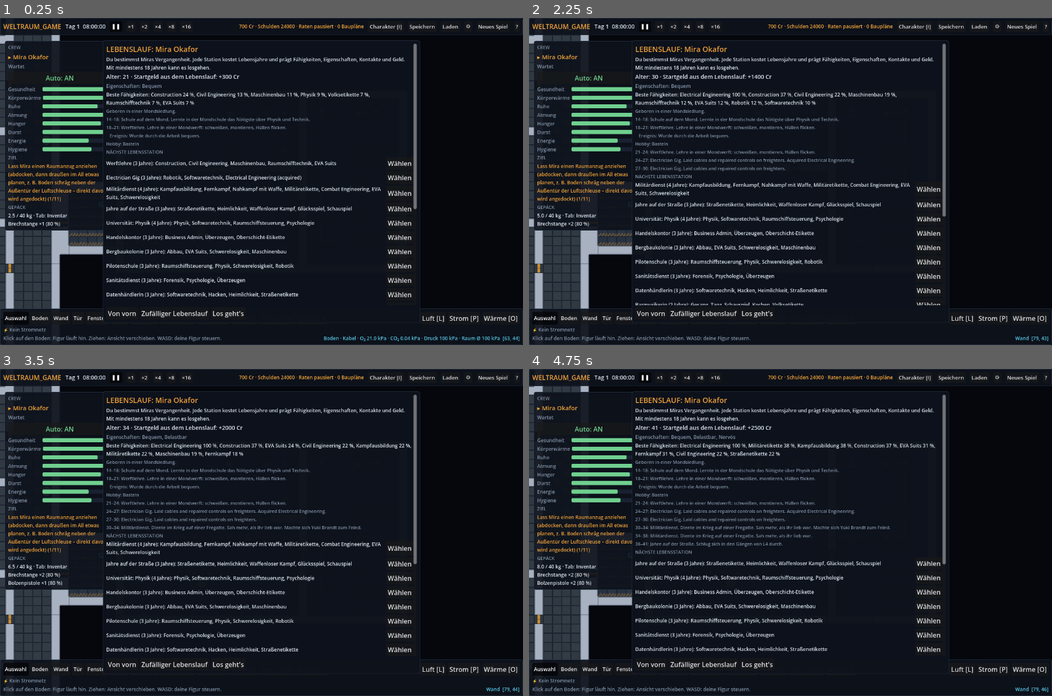
Above: before the commit, frames 1-4 (two rows, left to right).
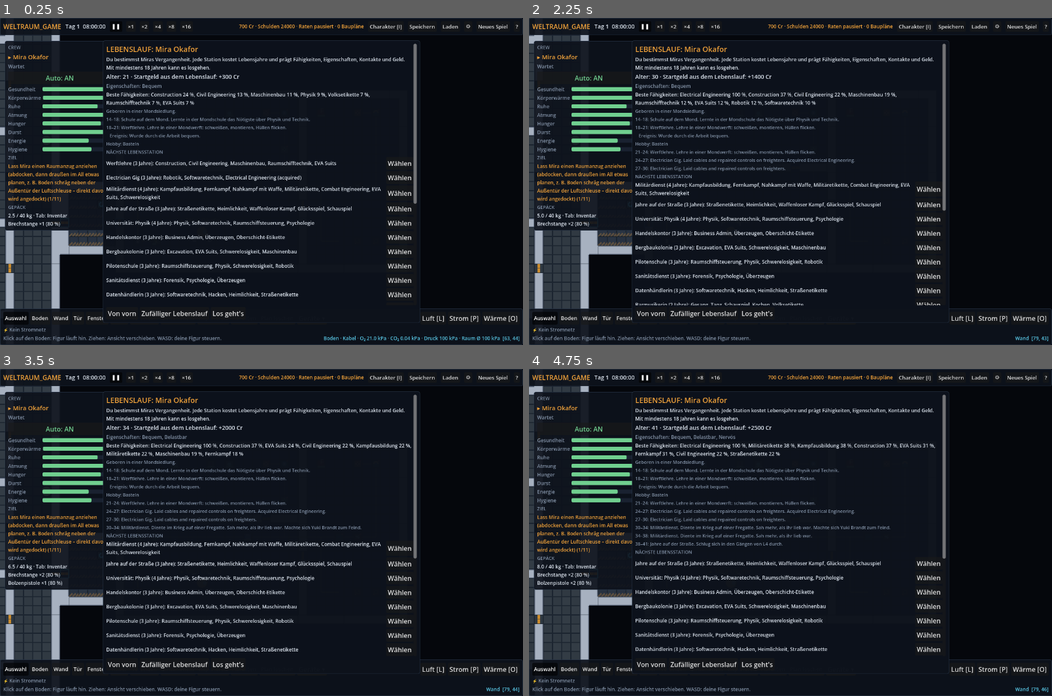
Above: after the commit, the same moments.

Repository: reisicate-lang/Weltraum_Game
Game: Godot game, scene res://scenes/main/main.tscn
The game is run twice, just before and just after one commit, with the same random seed, the same clock (stepped at 60 frames per second) and the same inputs.
Inputs:
- Up to frame 1 (0.25 s): no input
- Up to frame 2 (2.25 s): click "Wählen" at 0.5 s; click "Wählen" at 1.25 s; click "Wählen" at 2 s
- Up to frame 3 (3.5 s): click "Wählen" at 2.75 s
- Up to frame 4 (4.75 s): click "Wählen" at 3.5 s; click "Wählen" at 4.25 s

The runs differ from the first frame. In frame 1, 0.2% of the frame differs, in the area x 31-80%, y 56-73%; in frame 2, 0.2%, in the area x 31-80%, y 58-72%; in frame 3, 0.2%; in frame 4, 0.2%.

Commit message:
Excavation: Kurs (3 Jahre), Mining +4 Arbeitswert
Bestehender Skill (ID excavation, bisher Abbau) heißt jetzt Excavation.
Einzige Wirkung: +4 Arbeitswert ab 100 % beim Bergbau (Asteroidenfels
abreißen/abbauen/zerlegen/zerstören, neue Kategorie mining). Alte
Wirkungen (Abrisstempo, Ausbeute, volle Platten bei Meisterschaft)
entfernt. Erwerbswege bleiben (Abreißen, Lehrbücher), neues Lehrbuch
Complete. Neuer Test test_excavation.

Co-Authored-By: Claude Opus 5.5 <noreply@anthropic.com>
Claude-Session: https://claude.ai/code/session_016MeZ42ePaX5FebxXK7ek77

Diff:
--- a/resources/items/book_excavation_1.tres
+++ b/resources/items/book_excavation_1.tres
@@ -5,10 +5,10 @@
 [resource]
 script = ExtResource("1")
 id = "book_excavation_1"
-display_name = "Lehrbuch: Abbau (Grundlagen)"
+display_name = "Textbook: Excavation (Basics)"
 weight = 0.8
 volume = 1.0
 value = 40
-description = "Bringt Abbau bis 40 %. Lesen in Ruhezeiten."
+description = "Brings Excavation to 40 %. Read during rest time."
 teaches = "excavation"
 book_level = 1
--- a/resources/items/book_excavation_2.tres
+++ b/resources/items/book_excavation_2.tres
@@ -5,10 +5,10 @@
 [resource]
 script = ExtResource("1")
 id = "book_excavation_2"
-display_name = "Lehrbuch: Abbau (Fortgeschritten)"
+display_name = "Textbook: Excavation (Advanced)"
 weight = 1.0
 volume = 1.2
 value = 120
-description = "Bringt Abbau bis 75 %. Braucht 30 % Vorwissen."
+description = "Brings Excavation to 75 %. Needs 30 % prior knowledge."
 teaches = "excavation"
 book_level = 2
--- /dev/null
+++ b/resources/items/book_excavation_3.tres
@@ -0,0 +1,14 @@
+[gd_resource type="Resource" script_class="ItemData" load_steps=2 format=3]
+
+[ext_resource type="Script" path="res://scripts/inventory/item_data.gd" id="1"]
+
+[resource]
+script = ExtResource("1")
+id = "book_excavation_3"
+display_name = "Textbook: Excavation (Complete)"
+weight = 1.0
+volume = 1.2
+value = 260
+description = "Completes Excavation (100 %, skill acquired). Needs 30 % prior knowledge."
+teaches = "excavation"
+book_level = 3
--- a/resources/skills/excavation.tres
+++ b/resources/skills/excavation.tres
@@ -5,11 +5,14 @@
 [resource]
 script = ExtResource("1")
 skill_id = "excavation"
-skill_name = "Abbau"
-description = "Grobes Abtragen: Wände, Böden, Hüllenteile schneiden und zerlegen. Mehr Ausbeute beim Abreißen."
+skill_name = "Excavation"
+description = "Cutting and breaking rock: mining asteroids for ice and ore."
 category = "praxis"
-learning_sources = PackedStringArray("Wände und Böden abreißen", "Hüllenteile schneiden")
+learning_sources = PackedStringArray("Practical work: tearing down walls and floors, cutting hull parts, mining asteroid rock", "Textbook: Excavation")
 training_actions = PackedStringArray("deconstruct_structure", "study_excavation")
 required_skills = {}
-gameplay_effects = {"work_demolish": 0.8, "demolish_yield": 0.3}
-mastery_text = "Meister: Abgerissene Wände geben fast immer volle Platten zurück."
+gameplay_effects = {}
+mastery_text = "Acquired (100 %): +4 work value on mining (removing asteroid rock). Tools are still required."
+course_years = 3
+work_value_bonus = 4.0
+work_categories = PackedStringArray("mining")
--- a/scripts/ships/ship_construction_system.gd
+++ b/scripts/ships/ship_construction_system.gd
@@ -256,15 +256,14 @@
 	var t := g.tiles[i]
 	if g.cables[i] == 1 and t == ShipGrid.Tile.FLOOR:
 		return [["copper", 1, randf_range(50.0, 90.0)]]
-	# Abbau: bessere Ausbeute beim Abreißen von Wänden und Böden
+	# Ausbeute-Wirkung (demolish_yield), falls eine Fähigkeit sie hat
 	var yield_bonus := SkillSystem.effect(worker, "demolish_yield") if worker != null else 0.0
-	var full := worker != null and SkillSystem.mastered(worker, "excavation")
 	# Asteroid: Fels gibt Eis und Erz
 	if t == ShipGrid.Tile.WALL and g.zone[i] == 1 and SalvageSystem.is_asteroid():
 		out.append(["ice" if randf() < 0.55 else "ore", 1 + (1 if randf() < yield_bonus else 0), randf_range(70.0, 100.0)])
 		return out
 	match t:
-		ShipGrid.Tile.WALL: out.append(["plate", 2, 90.0 if full else minf(100.0, randf_range(40.0, 90.0) * g.cond[i] / 100.0 * (1.0 + yield_bonus))])
+		ShipGrid.Tile.WALL: out.append(["plate", 2, minf(100.0, randf_range(40.0, 90.0) * g.cond[i] / 100.0 * (1.0 + yield_bonus))])
 		ShipGrid.Tile.DOOR:
 			out.append(["plate", 2, randf_range(40.0, 90.0)])
 			if randf() < 0.6:
--- a/scripts/skills/skill_system.gd
+++ b/scripts/skills/skill_system.gd
@@ -210,7 +210,8 @@
 ## Gerätekategorien in Worten (für Tooltips und Meldungen)
 const CATEGORY_NAMES := {"appliance": "Appliances", "control": "Controls", "furniture": "Furniture", "hvac": "Climate & Ventilation",
 	"misc": "Miscellaneous", "power": "Power Systems", "propulsion": "Propulsion", "docking": "Docking", "water": "Water",
-	"farming": "Farming", "production": "Production", "station": "Station", "sensor": "Sensors", "weapon": "Weapons", "suit": "Suits"}
+	"farming": "Farming", "production": "Production", "station": "Station", "sensor": "Sensors", "weapon": "Weapons", "suit": "Suits",
+	"mining": "Mining"}
 
 func category_list(cats: PackedStringArray) -> String:
 	var names: PackedStringArray = []
@@ -239,6 +240,8 @@
 ## Kategorie eines Auftrags: Gerätekategorie, oder "weapon" für das Herstellen einer Waffe
 ## an der Werkbank ("" = nichts davon, z. B. Wand, Boden, Kabel, andere Rezepte)
 func job_category(job: Dictionary) -> String:
+	if is_mining(job):
+		return "mining"
 	if String(job.get("kind", "")) == "craft":
 		var out: Array = EconomySystem.recipe(String(job.get("recipe", ""))).get("out", [])
 		return "weapon" if not out.is_empty() and ItemSystem.item(String(out[0])) != null and ItemSystem.item(String(out[0])).weapon != "" else ""
@@ -246,6 +249,21 @@
 	if id == "" or ItemSystem.device(id) == null:
 		return ""
 	return ItemSystem.device(id).category
+
+## Bergbau: Abtragen von Asteroidenfels (Wand im fremden Bereich, solange ein Asteroid angedockt ist)
+const MINING_KINDS := ["remove", "uninstall", "dismantle", "destroy"]
+
+func is_mining(job: Dictionary) -> bool:
+	if not String(job.get("kind", "")) in MINING_KINDS or String(job.get("target", "")).begins_with("dev:"):
+		return false
+	var g := ShipSystem.grid
+	if g == null:
+		return false
+	var p := ShipConstructionSystem.pos_of(job)
+	if not g.in_bounds(p) or g.device_at(p) != null:
+		return false
+	var i := g.idx(p)
+	return g.tiles[i] == ShipGrid.Tile.WALL and g.zone[i] == 1 and SalvageSystem.is_asteroid()
 
 ## Alle Kategorien eines Auftrags: Hauptkategorie und Zusatzkategorien des Geräts (z. B. "suit")
 func job_categories(job: Dictionary) -> Array:
--- a/scripts/ui/character_ui.gd
+++ b/scripts/ui/character_ui.gd
@@ -315,7 +315,8 @@
 		"combat_eng": "+4 work value on appliances, controls, furniture, climate & ventilation, sensors, weapons",
 		"construction": "faster building, sometimes saves material",
 		"electrical": "+4 work value on appliances, controls, power systems, sensors",
-		"eva": "no EVA work penalty, +4 work value on suit equipment"}
+		"eva": "no EVA work penalty, +4 work value on suit equipment",
+		"excavation": "+4 work value on mining"}
 	for id in CharacterSystem.course_ids():
 		var course := CharacterSystem.course_drafted(c, id)
 		var years := CharacterSystem.course_years(id)
--- /dev/null
+++ b/tests/test_excavation.gd
@@ -0,0 +1,161 @@
+## Tests: Fähigkeit „Excavation“ (ID excavation) – Kurs 3 Jahre, Mining +4, keine anderen Boni, alter Spielstand
+##   godot --headless --path . --script res://tests/boot.gd -- test_excavation
+extends "res://tests/test_base.gd"
+
+const OLD_SAVE := "res://tests/fixtures/old_save_blueports.json"
+
+var ok_count := 0
+var fail_count := 0
+var gs
+var ui
+var SK
+var CHS
+var CS
+var save
+var ship
+var salv
+
+func _check(name: String, ok: bool) -> void:
+	if ok:
+		ok_count += 1
+		print("OK      " + name)
+	else:
+		fail_count += 1
+		print("FEHLER  " + name)
+
+func _texts(n: Node) -> String:
+	var out := ""
+	for ch in n.get_children():
+		if ch.is_queued_for_deletion():
+			continue
+		if ch is Label:
+			out += ch.text + "\n"
+		out += _texts(ch)
+	return out
+
+func _course_row(id: String) -> Node:
+	for ch in ui.char_ui.creation_box.get_children():
+		if not ch.is_queued_for_deletion() and ch.get_meta("course", "") == id:
+			return ch
+	return null
+
+func _press_course(id: String, text: String) -> bool:
+	var row := _course_row(id)
+	if row == null:
+		return false
+	for ch in row.get_children():
+		if ch is Button and ch.text == text:
+			ch.pressed.emit()
+			await process_frame
+			return true
+	return false
+
+func _fresh(p: float) -> CrewMember:
+	var c := CrewMember.new(500 + randi() % 1000, "Test", Color.WHITE, Vector2i.ZERO)
+	SK.set_progress(c, "excavation", p)
+	return c
+
+## Asteroid an den freien Port hängen (Station vorher lösen); erste Felswand zurückgeben
+func _asteroid_wall() -> Vector2i:
+	Config.ENABLE_WRECK = true
+	root.get_node("StationSystem").clear()
+	if salv.wreck_name != "":
+		salv.clear()
+	if not salv.generate_asteroid():
+		return Vector2i(-1, -1)
+	var g = ship.grid
+	for i in g.tiles.size():
+		if g.tiles[i] == ShipGrid.Tile.WALL and g.zone[i] == 1:
+			return g.pos(i)
+	return Vector2i(-1, -1)
+
+func _initialize() -> void:
+	await process_frame
+	await process_frame
+	gs = root.get_node("GameState")
+	ui = root.get_node("UIManager")
+	SK = root.get_node("SkillSystem")
+	CHS = root.get_node("CharacterSystem")
+	CS = root.get_node("ShipConstructionSystem")
+	save = root.get_node("SaveSystem")
+	ship = root.get_node("ShipSystem")
+	salv = root.get_node("SalvageSystem")
+	save.slot = 929
+	root.get_node("Settings").meteors = false
+	var main = load("res://scenes/main/main.tscn").instantiate()
+	root.add_child(main)
+	await process_frame
+	gs.new_game()
+	root.get_node("TimeSystem").set_speed(0)
+	ui.close_help()
+	var mira: CrewMember = root.get_node("CrewSystem").player()
+	var s: SkillData = SK.skill("excavation")
+	_check("Skill vorhanden, ID excavation, englischer Name", s != null and s.skill_name == "Excavation")
+	_check("Definition: 3 Jahre, nur Mining +4, keine anderen Wirkungen", s.course_years == 3 and s.work_value_bonus == 4.0 and Array(s.work_categories) == ["mining"] and s.gameplay_effects.is_empty())
+	_check("Erwerbswege erhalten (Praxis + Lehrbuch)", "deconstruct_structure" in s.training_actions and "study_excavation" in s.training_actions and ItemSystem.item("book_excavation_1") != null)
+
+	# Charaktererstellung: ±3 Jahre, einmal übernommen; Tooltip
+	var cui = ui.char_ui
+	CHS.begin(mira)
+	CHS.apply_career(mira, "school")
+	cui.open_creation()
+	await process_frame
+	var base: int = mira.age
+	var tip: String = _course_row("excavation").tooltip_text if _course_row("excavation") != null else ""
+	_check("Tooltip: 3 Jahre und Mining +4 (%s)" % tip.replace("\n", " | "), "costs 3 years" in tip and "+4 work value" in tip and "Affected categories: Mining." in tip and "Learning progress" in tip and not "Demolition" in tip)
+	_check("Auswählen: Vorschau +3", await _press_course("excavation", "Add") and CHS.preview_age(mira) == base + 3 and mira.age == base and "(incl. Excavation course +3 years)" in _texts(cui.creation_box))
+	_check("Entfernen: Vorschau −3", await _press_course("excavation", "Remove") and CHS.preview_age(mira) == base)
+	await _press_course("excavation", "Add")
+	var hist0: int = mira.history.size()
+	CHS.confirm(mira)
+	CHS.confirm(mira)
+	_check("Bestätigt: Alter +3 genau einmal, erworben", mira.age == base + 3 and mira.history.size() == hist0 + 1 and SK.acquired(mira, "excavation"))
+	cui.creation.visible = false
+
+	# 1) Dieselbe Bergbauarbeit ohne und mit erworbenem Skill
+	gs.new_game()
+	root.get_node("TimeSystem").set_speed(0)
+	var rock := _asteroid_wall()
+	_check("1: Asteroid angedockt, Felswand gefunden (%s)" % salv.wreck_name, rock.x >= 0 and salv.is_asteroid())
+	_check("1: Abreiß-Auftrag am Fels", CS.place("remove", rock))
+	var job: Dictionary = CS.jobs.get(ship.grid.idx(rock), {})
+	var a := _fresh(0.0)
+	var b := _fresh(100.0)
+	_check("1: Auftrag gilt als Bergbau", SK.is_mining(job) and SK.job_categories(job) == ["mining"])
+	_check("1: Fels abreißen: Arbeitswert %.2f → %.2f, genau +4" % [SK.work_value(a, job), SK.work_value(b, job)], is_equal_approx(SK.work_value(b, job) - SK.work_value(a, job), 4.0))
+	var ujob := {"kind": "uninstall", "x": rock.x, "y": rock.y, "target": "tile:wall"}
+	_check("1: Fels abbauen (Menü): genau +4", is_equal_approx(SK.work_value(b, ujob) - SK.work_value(a, ujob), 4.0))
+	_check("1: Bei 99,9 % noch kein Bonus", is_equal_approx(SK.work_value(_fresh(99.9), job), SK.work_value(a, job)))
+	var own_wall := Vector2i(-1, -1)
+	var g = ship.grid
+	for i in g.tiles.size():
+		if g.tiles[i] == ShipGrid.Tile.WALL and g.zone[i] == 0 and not g.devices.has(i):
+			own_wall = g.pos(i)
+			break
+	var wjob := {"kind": "remove", "x": own_wall.x, "y": own_wall.y}
+	_check("1: Eigene Schiffswand abreißen ist kein Bergbau (kein Bonus)", not SK.is_mining(wjob) and is_equal_approx(SK.work_value(b, wjob), SK.work_value(a, wjob)))
+	_check("1: Bergbau trainiert Excavation (%s)" % str(SK.job_profile(job).actions), "deconstruct_structure" in SK.job_profile(job).actions)
+
+	# 2) Elektroarbeit: unverändert
+	for ej in [{"kind": "device", "dev": "battery", "x": 0, "y": 0}, {"kind": "device", "dev": "heater", "x": 0, "y": 0}, {"kind": "cable", "x": 0, "y": 0}]:
+		_check("2: Elektroarbeit (%s): Arbeitswert unverändert (%.2f / %.2f)" % [ej.get("dev", ej.kind), SK.work_value(a, ej), SK.work_value(b, ej)], is_equal_approx(SK.work_value(a, ej), SK.work_value(b, ej)))
+	_check("2: Keine alte Abriss-/Ausbeute-Wirkung mehr", SK.effect(b, "work_demolish") == 0.0 and SK.effect(b, "demolish_yield") == 0.0)
+
+	# 3) Bestehender Spielstand mit erworbenem Excavation
+	var d: Dictionary = JSON.parse_string(FileAccess.get_file_as_string(OLD_SAVE))
+	d.crew[0].skills["excavation"] = {"p": 100.0, "xp": 50.0, "hist": []}
+	var f := FileAccess.open(save.path(), FileAccess.WRITE)
+	f.store_string(JSON.stringify(d))
+	f.close()
+	gs.new_game()
+	_check("3: Alter Spielstand geladen", save.load_game(true))
+	mira = root.get_node("CrewSystem").player()
+	_check("3: Excavation bleibt erworben, andere Skills erhalten", SK.acquired(mira, "excavation") and is_equal_approx(SK.progress(mira, "construction"), 33.0))
+	var rock2 := _asteroid_wall()
+	_check("3: Asteroid angedockt", rock2.x >= 0)
+	var mjob := {"kind": "remove", "x": rock2.x, "y": rock2.y}
+	_check("3: Mining-Bonus ohne erneuten Erwerb (+%.0f)" % SK.work_value_bonus(mira, mjob), is_equal_approx(SK.work_value_bonus(mira, mjob), 4.0))
+	Config.ENABLE_WRECK = false
+
+	print("%d OK, %d Fehler" % [ok_count, fail_count])
+	quit()
